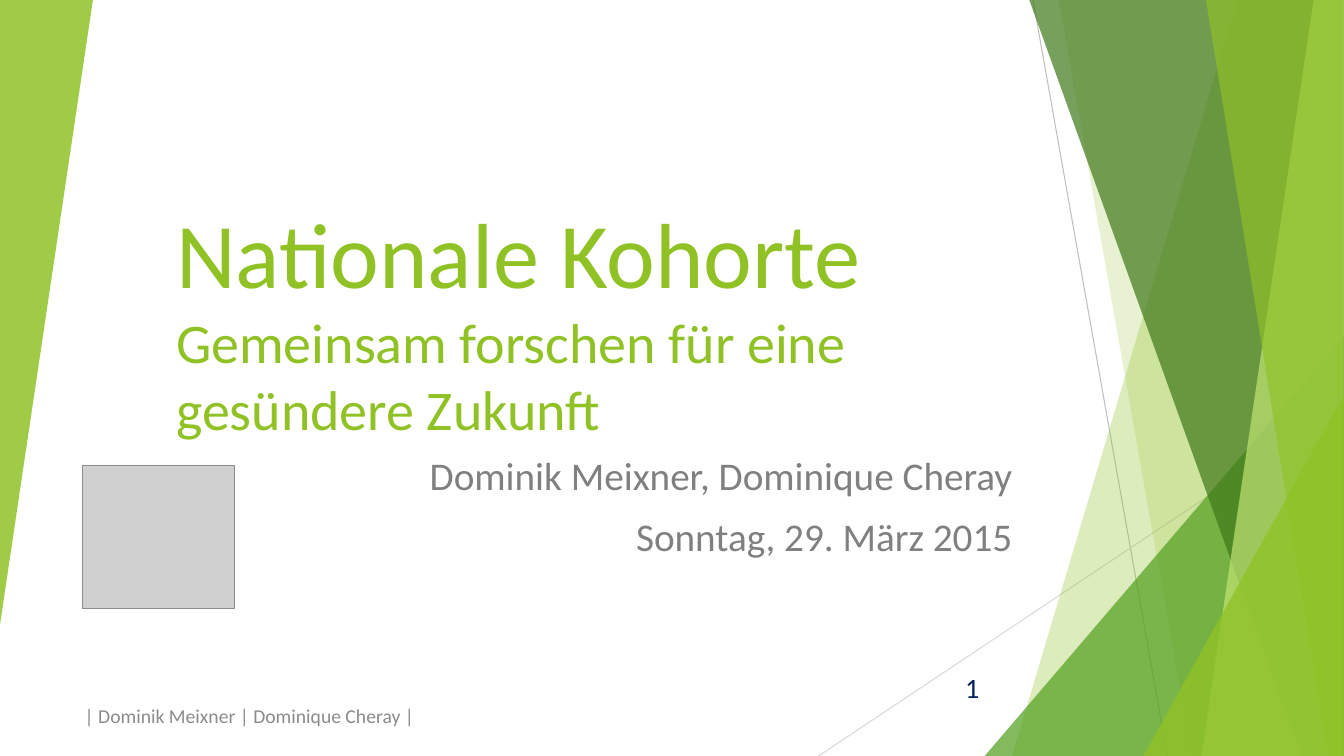
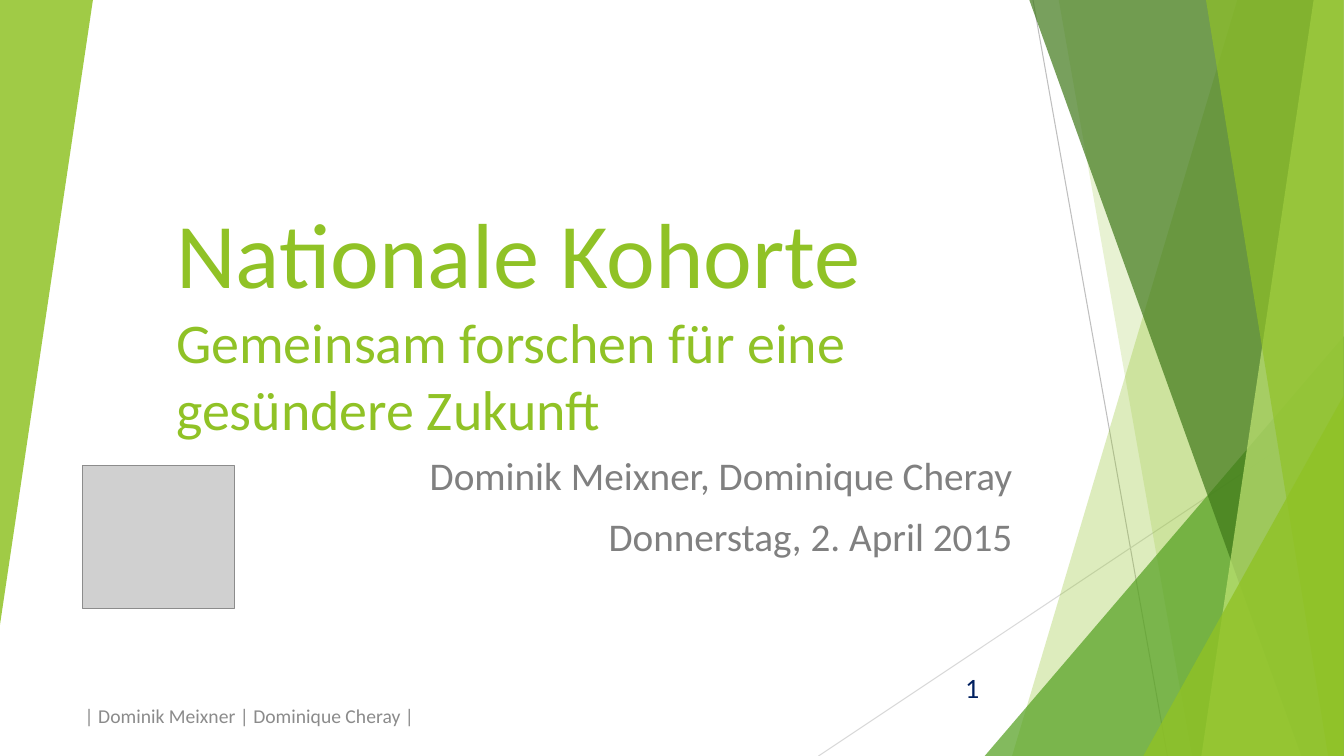
Before and after one commit to domeix/BlaBla, a slide deck: slide 1 of NationaleKohorte/NationaleKohortePraes.pptx. Drawn at 1344x756 pixels with LibreOffice and Linux fonts; fonts in the diff are those of the drawing; grey boxes stand for pictures. Boxes give left, top, right and bottom in pixels: in the first picture for what was removed or moved away, otherwise in the second. Text is boxed around its words. In the diff, an @@ line names an element or a change of style, - is before the commit and + after.

```diff
--- a/NationaleKohorte/NationaleKohortePraes.pptx
+++ b/NationaleKohorte/NationaleKohortePraes.pptx
@@ subtitle at [609, 524, 1012, 558]: text changed @@
-Sonntag, 29. März 2015
+Donnerstag, 2. April 2015
```
Also in this commit, not shown: 1 other slide changed.
